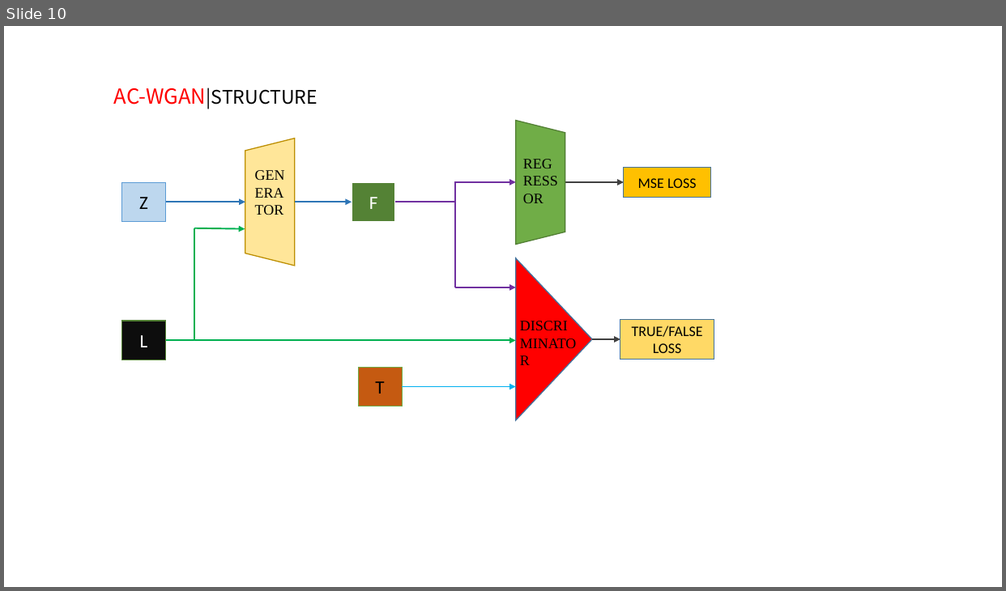
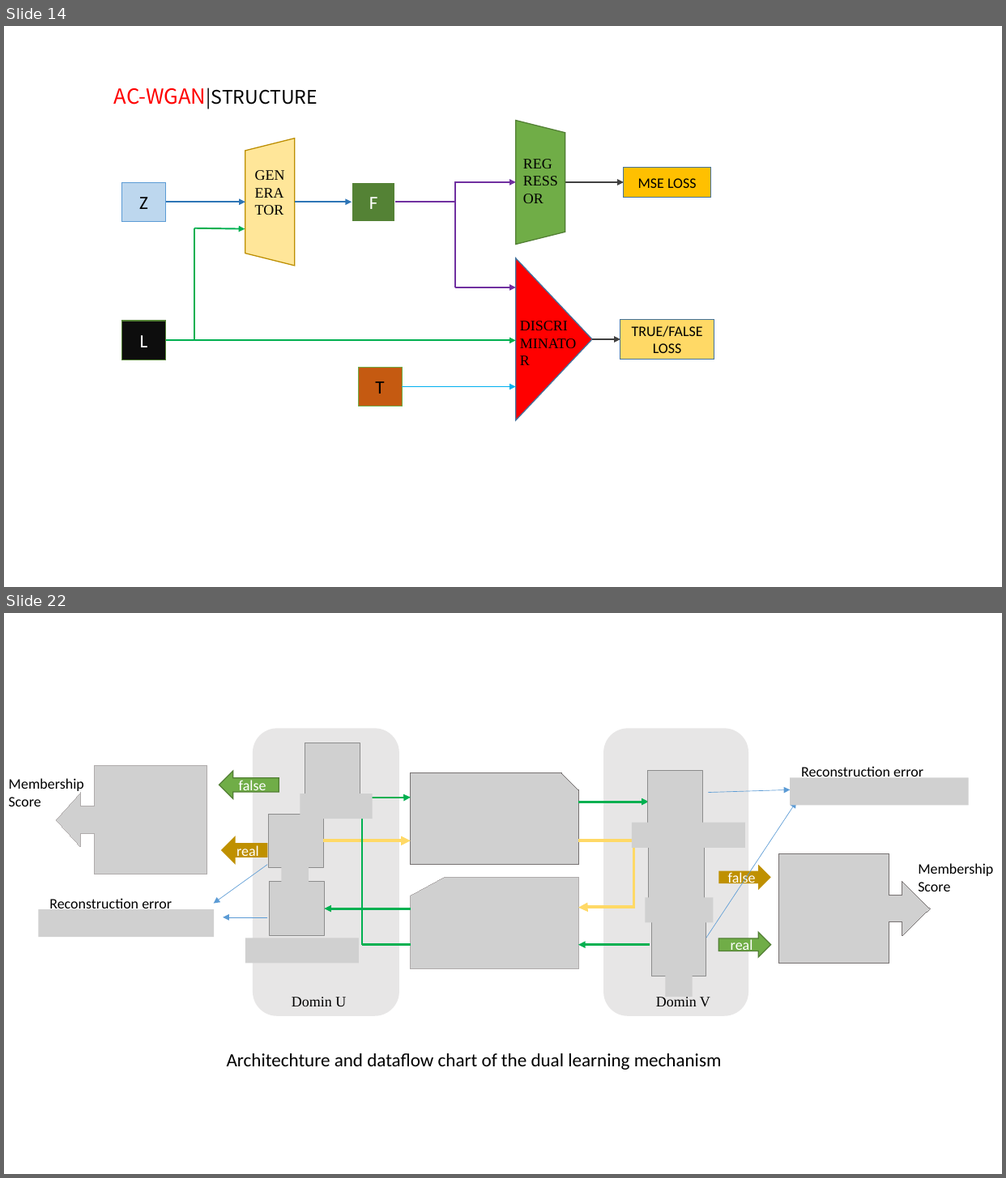
Before and after one commit to DreamPurchaseZnz/Picture, a slide deck: GANs_model.pptx. Shown one above the other, each under a label of ours: slide 10 before the commit, slides 14 and 22 after it; the slides between them are not shown. The pictures are 1006x591 and 1006x1178 pixels, drawn with LibreOffice and Linux fonts; fonts in the diff are those of the drawing; grey boxes stand for pictures. Boxes give left, top, right and bottom in pixels: in the first picture for what was removed or moved away, otherwise in the second. Text is boxed around its words. In the diff, an @@ line names an element or a change of style, - is before the commit and + after.

```diff
--- a/GANs_model.pptx
+++ b/GANs_model.pptx
@@ slide 22 added at box(4, 613, 1002, 1174), background #FFFFFF @@
@@ group added at box(9, 728, 993, 1070): 18 pictures, 8 arrows, 7 texts, 2 rounded rectangles, 2 lines, 2 elbow arrows, 2 right arrows, 2 left arrows @@
+Membership
+Score
+false
+real
+false
+real
+Membership
+Score
+Architechture and dataflow chart of the dual learning mechanism
+Reconstruction error
+Domin U
+Domin V
+Reconstruction error
@@ what was slide 10 is now slide 14 @@
```
Also in this commit, not shown: 4 slides changed, 12 other slides added, 2 slides removed.
